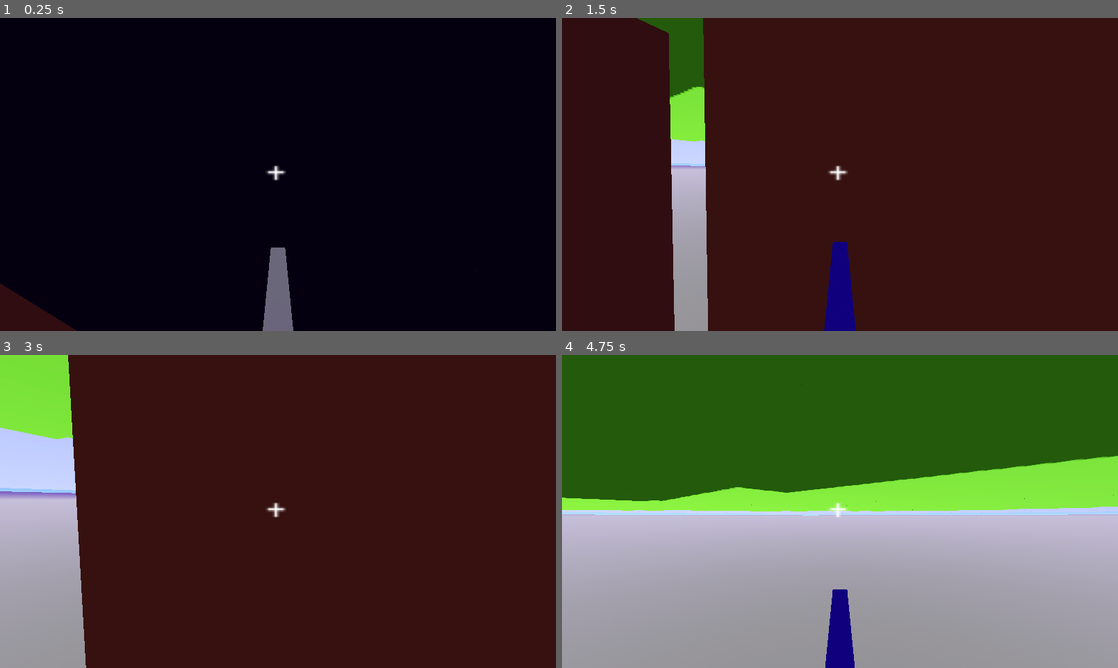
Above: before the commit, frames 1-4 (two rows, left to right).
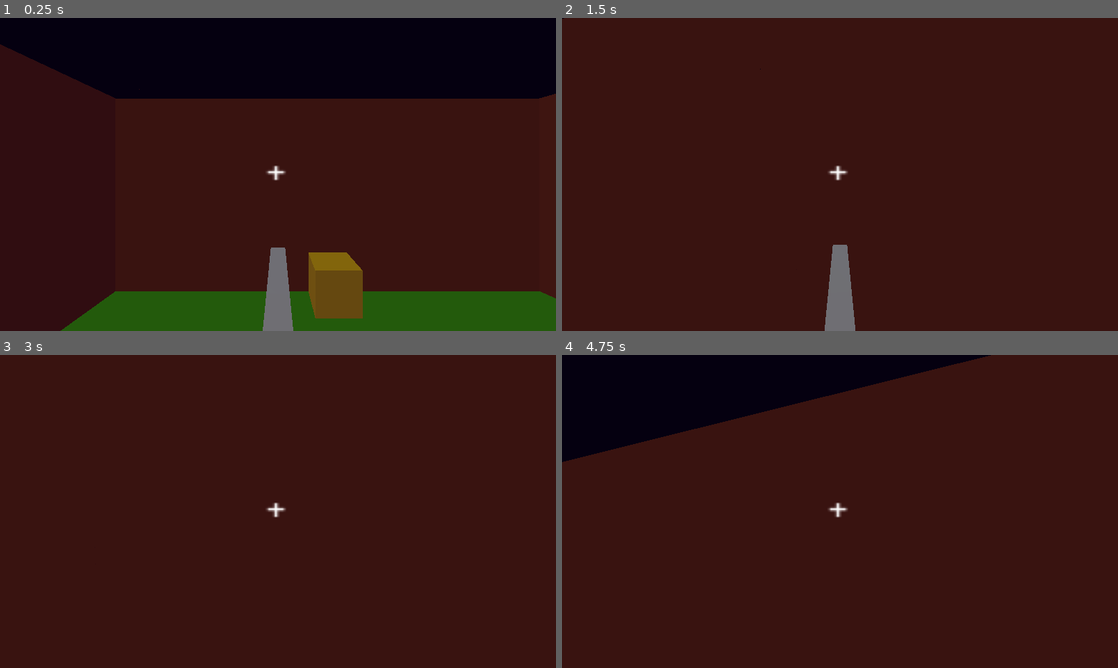
Above: after the commit, the same moments.

Repository: HanSolo626/Wallwalker
Game: Godot game, scene res://scenes/world.tscn
The game is run twice, just before and just after one commit, with the same random seed, the same clock (stepped at 60 frames per second) and the same inputs.
Inputs (mouse positions are in pixels of both pictures, inside the frame that each line leads up to):
- Up to frame 1 (0.25 s): no input
- Up to frame 2 (1.5 s): move the mouse to (867, 174) at 0.52 s; hold W (up) from 0.53 s (still down); click (867, 174) at 0.6 s; tap Space (jump) at 0.77 s; move the mouse to (812, 174) at 1.27 s; right-click (812, 174) at 1.35 s
- Up to frame 3 (3 s): keep holding W (up); tap Space (jump) at 1.52 s; move the mouse to (289, 505) at 2.02 s; click (289, 505) at 2.1 s; tap Enter at 2.75 s; move the mouse to (272, 517) at 2.77 s; right-click (272, 517) at 2.85 s
- Up to frame 4 (4.75 s): keep holding W (up); tap Space (jump) at 3.02, 3.77, 4.52 s; move the mouse to (878, 514) at 3.52 s; click (878, 514) at 3.6 s; move the mouse to (795, 508) at 4.27 s; right-click (795, 508) at 4.35 s

The runs differ from the first frame. In frame 1, 74% of the frame differs, in the area x 0-100%, y 8-100%; in frame 2, 7.5%; in frame 3, 14%; in frame 4, 100%, in the area x 0-100%, y 0-100%.

Commit message:
fixed bug in difference finder and added left wall data

Diff:
--- a/scripts/player.gd
+++ b/scripts/player.gd
@@ -10,8 +10,8 @@
 var gravity = 24.0
 var sensitivity = 0.002
 var current_pull = 1
-var positive = true
-var dir_str = "ceiling"
+var positive = false
+var dir_str = "floor"
 
 var x_to_set = 0.0
 var y_to_set = 0.0
@@ -40,12 +40,12 @@
 		"backward":[-90, null, null]
 	},
 	"left wall":{
-		"up":[],
-		"down":[],
+		"up":[null, null, 0],
+		"down":[null, null, 180],
 		"left":null,
-		"right":[],
-		"forward":[],
-		"backward":[]
+		"right":[null, null, 90],
+		"forward":[null, -90, null],
+		"backward":[null, -90, null]
 	},
 	"right wall":{
 		"up":[],
@@ -129,31 +129,31 @@
 			else:
 				x_to_set = -rotation.z / CAMERA_ROTATION_SPEED
 		else:
-			x_to_set = (deg_to_rad(abs(x)) - rotation.x) * (x / abs(x)) / CAMERA_ROTATION_SPEED
+			x_to_set = (deg_to_rad(abs(x)) - abs(rotation.x)) * (x / abs(x)) / CAMERA_ROTATION_SPEED
 		x_updates = CAMERA_ROTATION_SPEED
 
 	if y == null:
 		pass
 	else:
 		if y == 0:
-			if rotation.y < 0:
-				y_to_set = rotation.y / CAMERA_ROTATION_SPEED
+			if rotation.z < 0:
+				y_to_set = rotation.z / CAMERA_ROTATION_SPEED
 			else:
-				y_to_set = -rotation.y / CAMERA_ROTATION_SPEED
-		else:
-			y_to_set = (deg_to_rad(abs(y)) - rotation.y) * (y / abs(y)) / CAMERA_ROTATION_SPEED
+				y_to_set = -rotation.z / CAMERA_ROTATION_SPEED
+		else:
+			y_to_set = (deg_to_rad(abs(y)) - abs(rotation.y)) * (y / abs(y)) / CAMERA_ROTATION_SPEED
 		y_updates = CAMERA_ROTATION_SPEED
 
 	if z == null:
 		pass
 	else:
 		if z == 0:
-			if rotation.z < 0:
-				z_to_set = rotation.z / CAMERA_ROTATION_SPEED
+			if rotation.x < 0:
+				z_to_set = rotation.x / CAMERA_ROTATION_SPEED
 			else:
-				z_to_set = -rotation.z / CAMERA_ROTATION_SPEED
-		else:
-			z_to_set = (deg_to_rad(abs(z)) - rotation.z) * (z / abs(z)) / CAMERA_ROTATION_SPEED
+				z_to_set = -rotation.x / CAMERA_ROTATION_SPEED
+		else:
+			z_to_set = (deg_to_rad(abs(z)) - abs(rotation.z)) * (z / abs(z)) / CAMERA_ROTATION_SPEED
 		z_updates = CAMERA_ROTATION_SPEED
 
 
@@ -224,7 +224,7 @@
 	Input.set_mouse_mode(Input.MOUSE_MODE_CAPTURED)
 
 	set_top_level(false)
-	change_rotation(CAMERA_ANGLES["floor"]["up"])
+	#change_rotation(CAMERA_ANGLES["left wall"]["left"])
 
 
 func _input(event):
